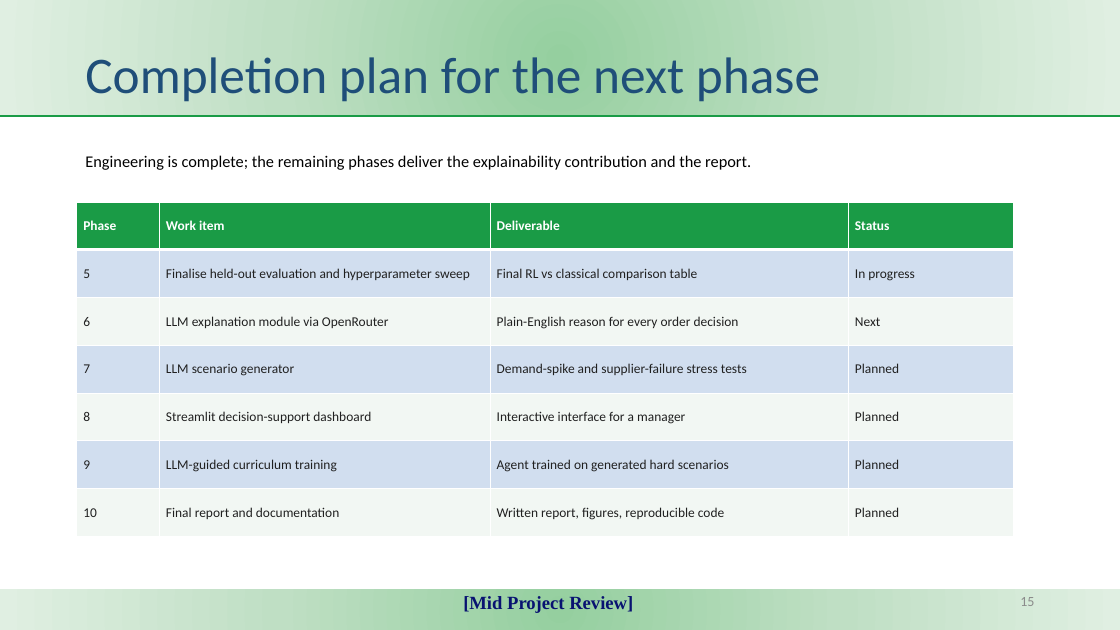
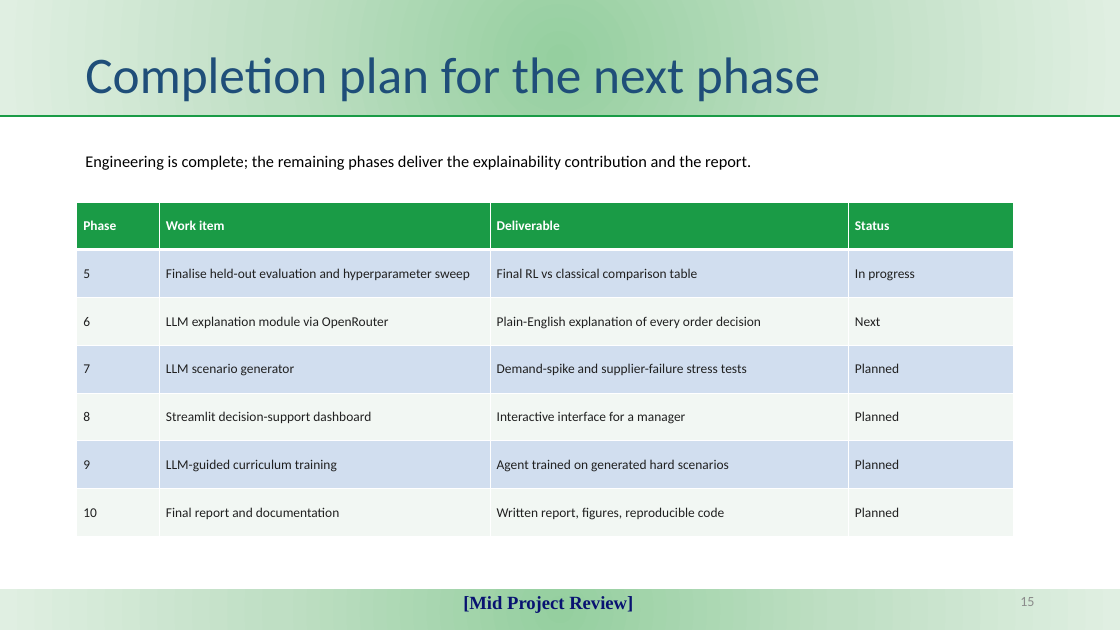
Before and after one commit to KJSK-Koushik/Supply-AI-RL-Explainable-supply-chain-Optimisation, a slide deck: slide 15 of reports/SupplyAI-RL_Mid_Project_Review.pptx. Drawn at 1120x630 pixels with LibreOffice and Linux fonts; fonts in the diff are those of the drawing. Boxes give left, top, right and bottom in pixels: in the first picture for what was removed or moved away, otherwise in the second. Text is boxed around its words. In the diff, an @@ line names an element or a change of style, - is before the commit and + after.

```diff
--- a/reports/SupplyAI-RL_Mid_Project_Review.pptx
+++ b/reports/SupplyAI-RL_Mid_Project_Review.pptx
@@ table at bbox=[77, 202, 1015, 537] @@
-row 3, column 3: Plain-English reason for every order decision
+row 3, column 3: Plain-English explanation of every order decision
```
Also in this commit, not shown: 1 other slide changed, 4 other files.
